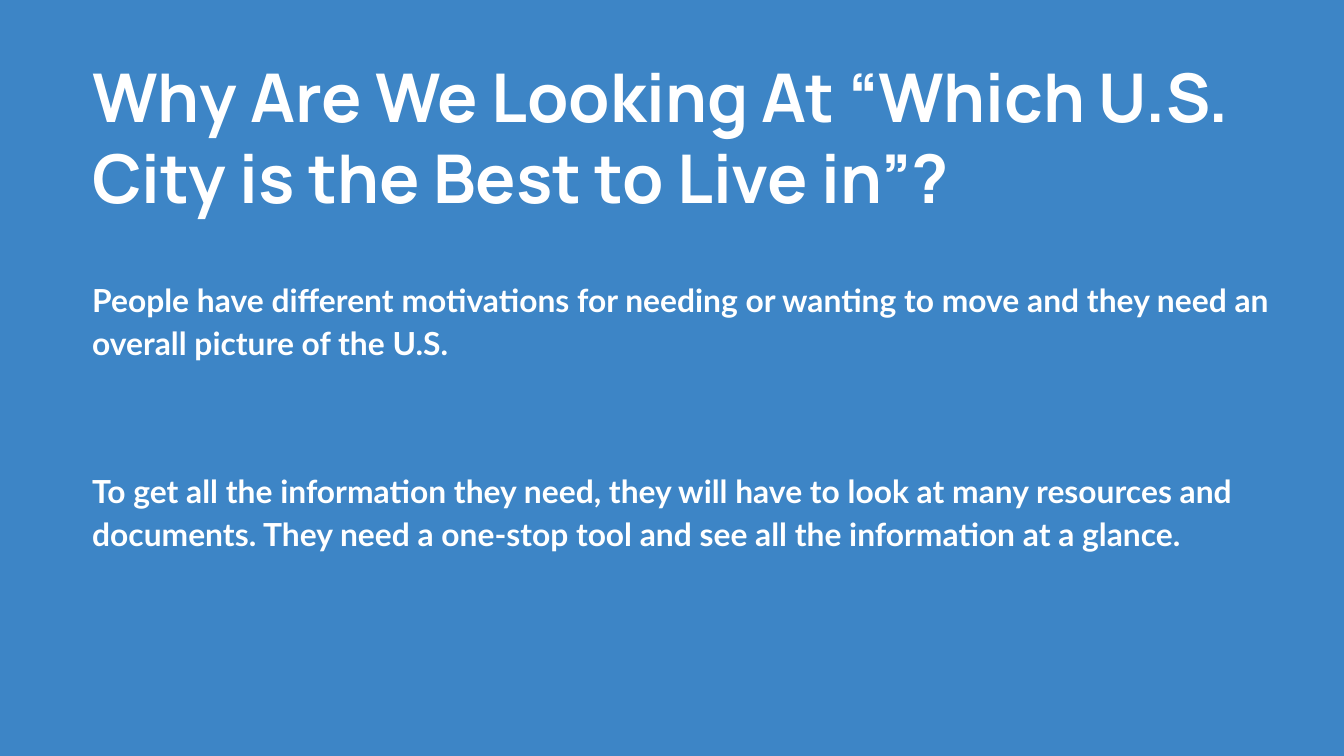
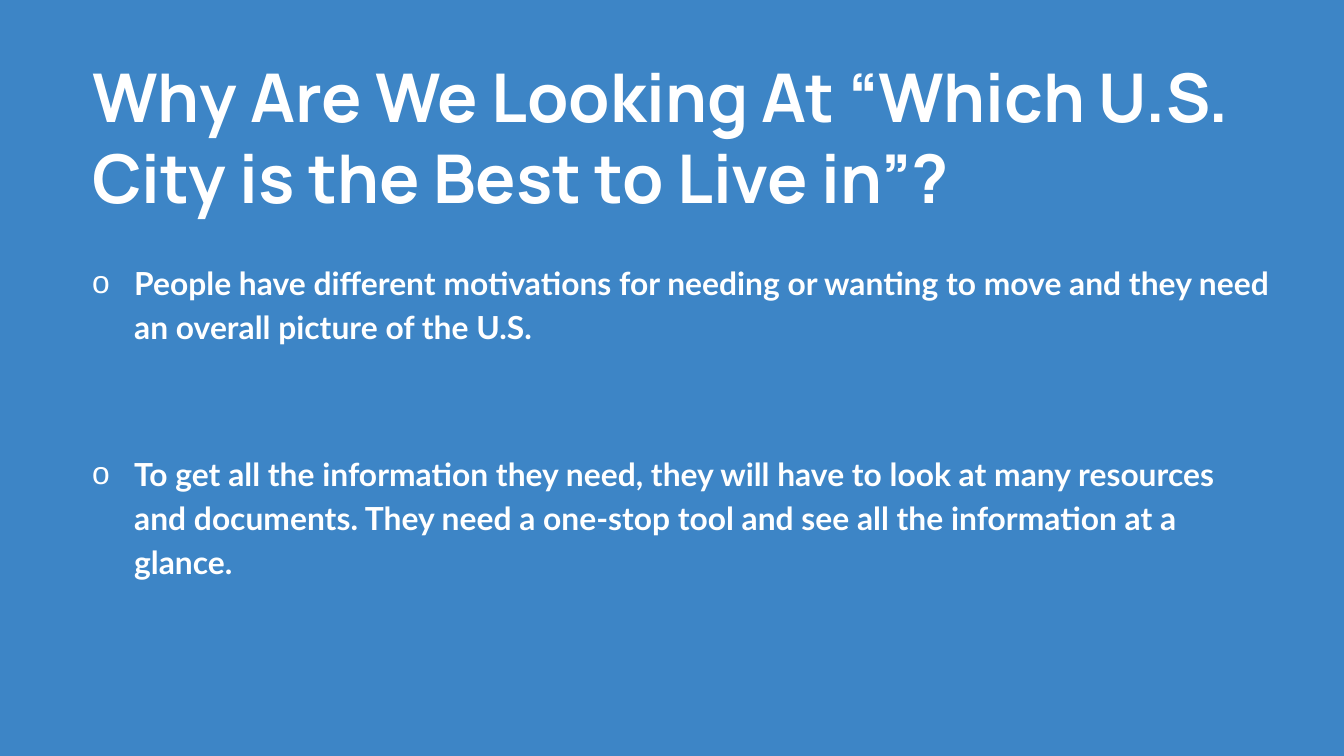
Before and after one commit to CPrince20/Homies, a slide deck: slide 3 of Homies City Collection.pptx. Drawn at 1344x756 pixels with LibreOffice and Linux fonts; fonts in the diff are those of the drawing. Boxes give left, top, right and bottom in pixels: in the first picture for what was removed or moved away, otherwise in the second. Text is boxed around its words. In the diff, an @@ line names an element or a change of style, - is before the commit and + after.

```diff
--- a/Homies City Collection.pptx
+++ b/Homies City Collection.pptx
@@ title "People have different motivations for ...": place and size @@
-title "People have different motivations for ..." at <box>92,288,1269,552</box>
+title "People have different motivations for ..." at <box>134,271,1269,580</box>
@@ title "People have different motivations for ..." at <box>134,271,1269,580</box>: bullet none to o @@
```
Also in this commit, not shown: 9 other slides changed, 1 other file.
